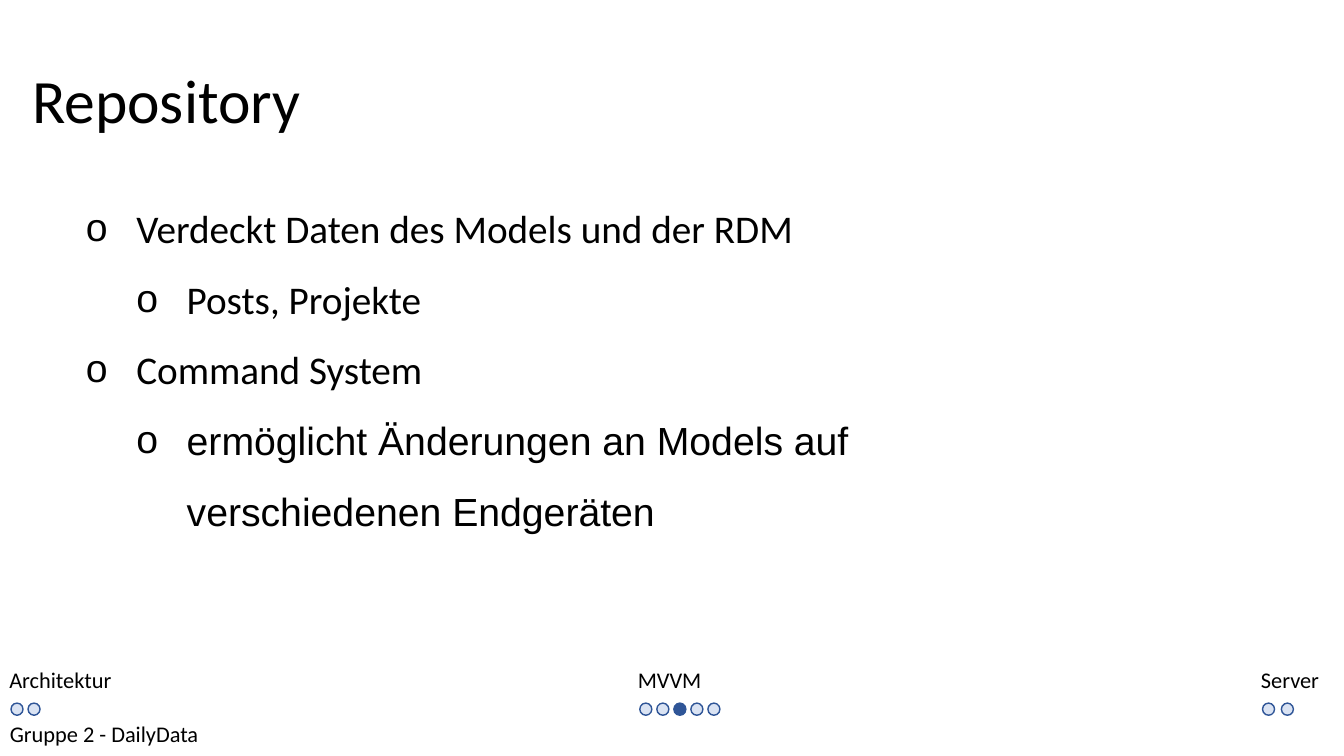
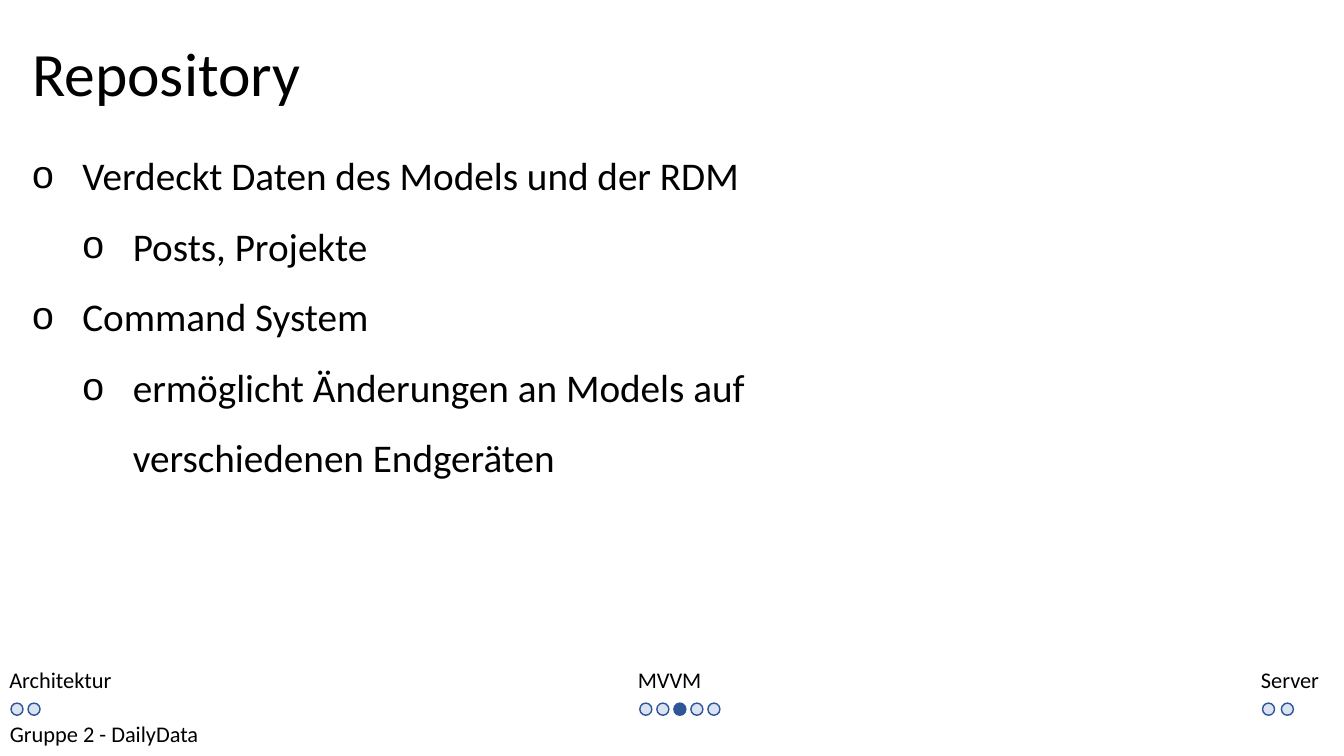
Before and after one commit to kittyahy/PSEAppGruppe2, a slide deck: slide 6 of Praesentationen/02-Entwurfsphase/Entwurf Präsentation.pptx. Drawn at 1344x756 pixels with LibreOffice and Linux fonts; fonts in the diff are those of the drawing. Boxes give left, top, right and bottom in pixels: in the first picture for what was removed or moved away, otherwise in the second. Text is boxed around its words. In the diff, an @@ line names an element or a change of style, - is before the commit and + after.

```diff
--- a/Praesentationen/02-Entwurfsphase/Entwurf Präsentation.pptx
+++ b/Praesentationen/02-Entwurfsphase/Entwurf Präsentation.pptx
@@ text "Repository": place and size @@
-text "Repository" at box(32, 80, 300, 133)
+text "Repository" at box(32, 53, 300, 106)
@@ text "Verdeckt Daten des Models und ...": place and size @@
-text "Verdeckt Daten des Models und ..." at box(136, 215, 848, 534)
+text "Verdeckt Daten des Models und ..." at box(82, 162, 744, 479)
@@ text at box(133, 370, 744, 479): font Arial to Calibri in "ermöglicht Änderungen an Models auf verschiedenen Endgeräten" @@
```
Also in this commit, not shown: 10 other slides changed.
